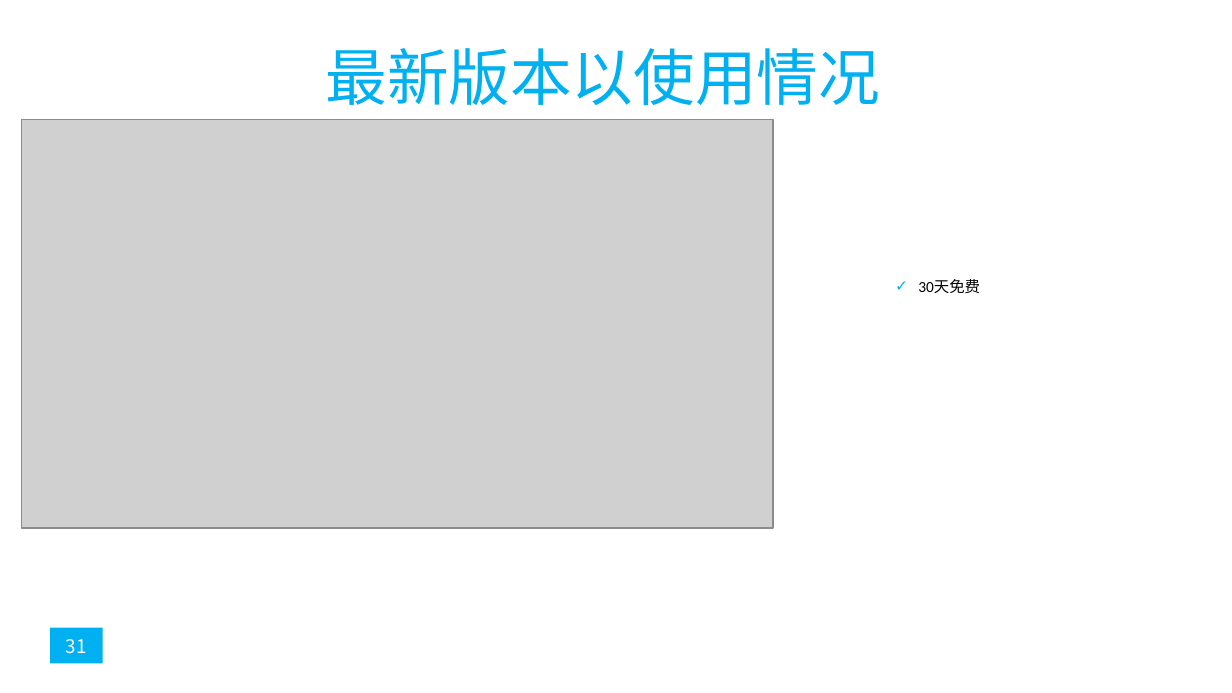
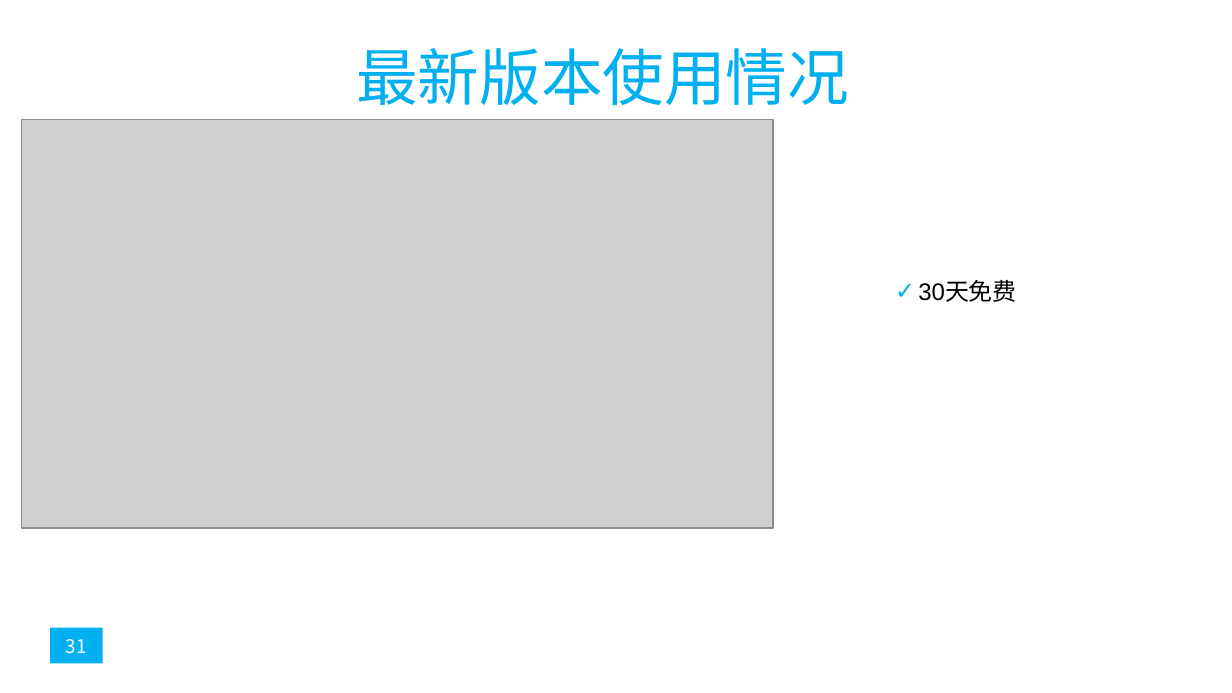
Before and after one commit to popopoi/PRD2018-G07, a slide deck: slide 31 of 非受控文档/翻转课堂PPT/PRD2018-G07-第七周翻转课堂PPT.pptx. Drawn at 1232x693 pixels with LibreOffice and Linux fonts; fonts in the diff are those of the drawing; grey boxes stand for pictures. Boxes give left, top, right and bottom in pixels: in the first picture for what was removed or moved away, otherwise in the second. Text is boxed around its words. In the diff, an @@ line names an element or a change of style, - is before the commit and + after.

```diff
--- a/非受控文档/翻转课堂PPT/PRD2018-G07-第七周翻转课堂PPT.pptx
+++ b/非受控文档/翻转课堂PPT/PRD2018-G07-第七周翻转课堂PPT.pptx
@@ title at (356,48,849,106): text changed @@
-最新版本以使用情况
+最新版本使用情况
@@ text "30天免费" at (918,281,1017,302): size 9 to 14 pt, font Calibri to Arial @@
```
Also in this commit, not shown: 11 other slides changed.
